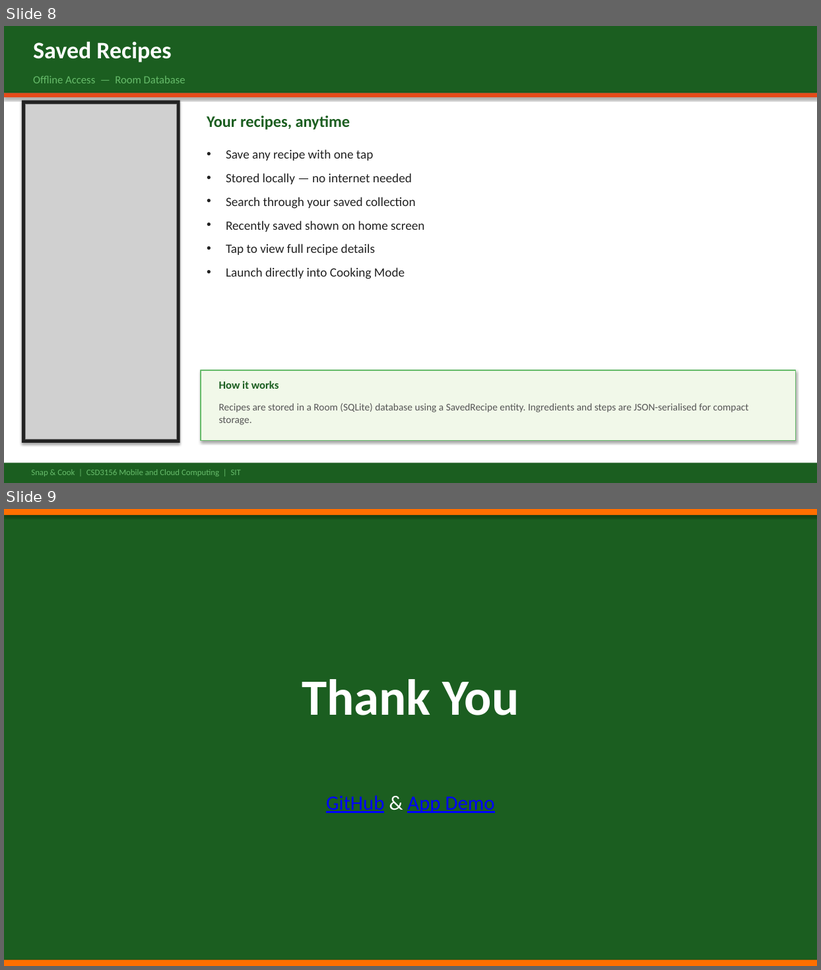
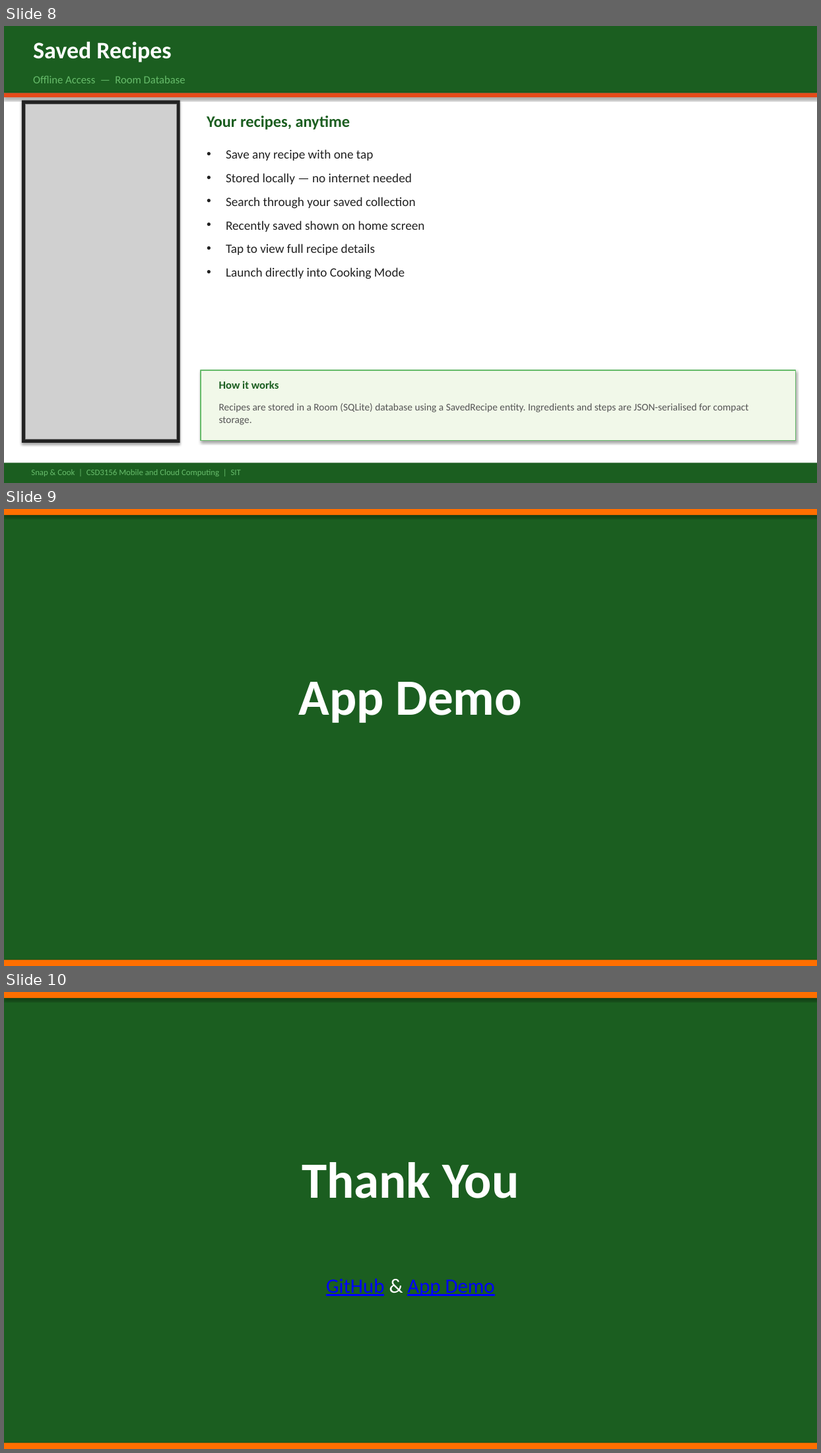
Before and after one commit to tobenwarrior/MobileComputingProject, a slide deck: SnapAndCook_Presentation.pptx. Shown one above the other, each under a label of ours: slides 8 and 9 before the commit, slides 8, 9 and 10 after it. The pictures are 821x970 and 821x1453 pixels, drawn with LibreOffice and Linux fonts; fonts in the diff are those of the drawing; grey boxes stand for pictures. Boxes give left, top, right and bottom in pixels: in the first picture for what was removed or moved away, otherwise in the second. Text is boxed around its words. In the diff, an @@ line names an element or a change of style, - is before the commit and + after.

```diff
--- a/SnapAndCook_Presentation.pptx
+++ b/SnapAndCook_Presentation.pptx
@@ slide 9 added at (4,509,817,966), background #FFFFFF @@
@@ rectangle added at (4,509,817,966), fill #1B5E20 @@
@@ rectangle added at (4,509,817,515), fill #FF6F00 @@
@@ text added at (299,682,521,723), 60 pt, text #FFFFFF, bold @@
+App Demo
@@ rectangle added at (4,960,817,966), fill #FF6F00 @@
@@ what was slide 9 is now slide 10 @@
```
